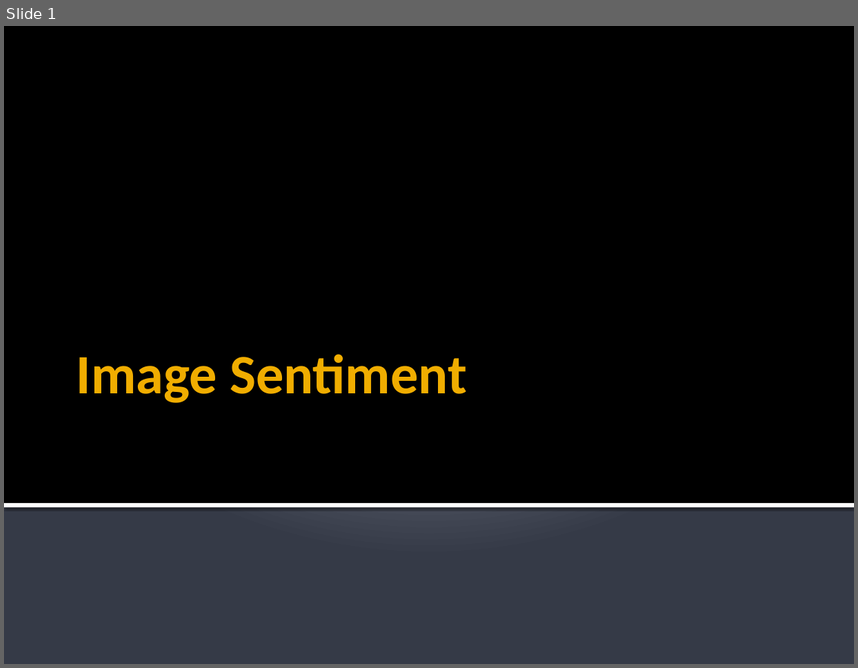
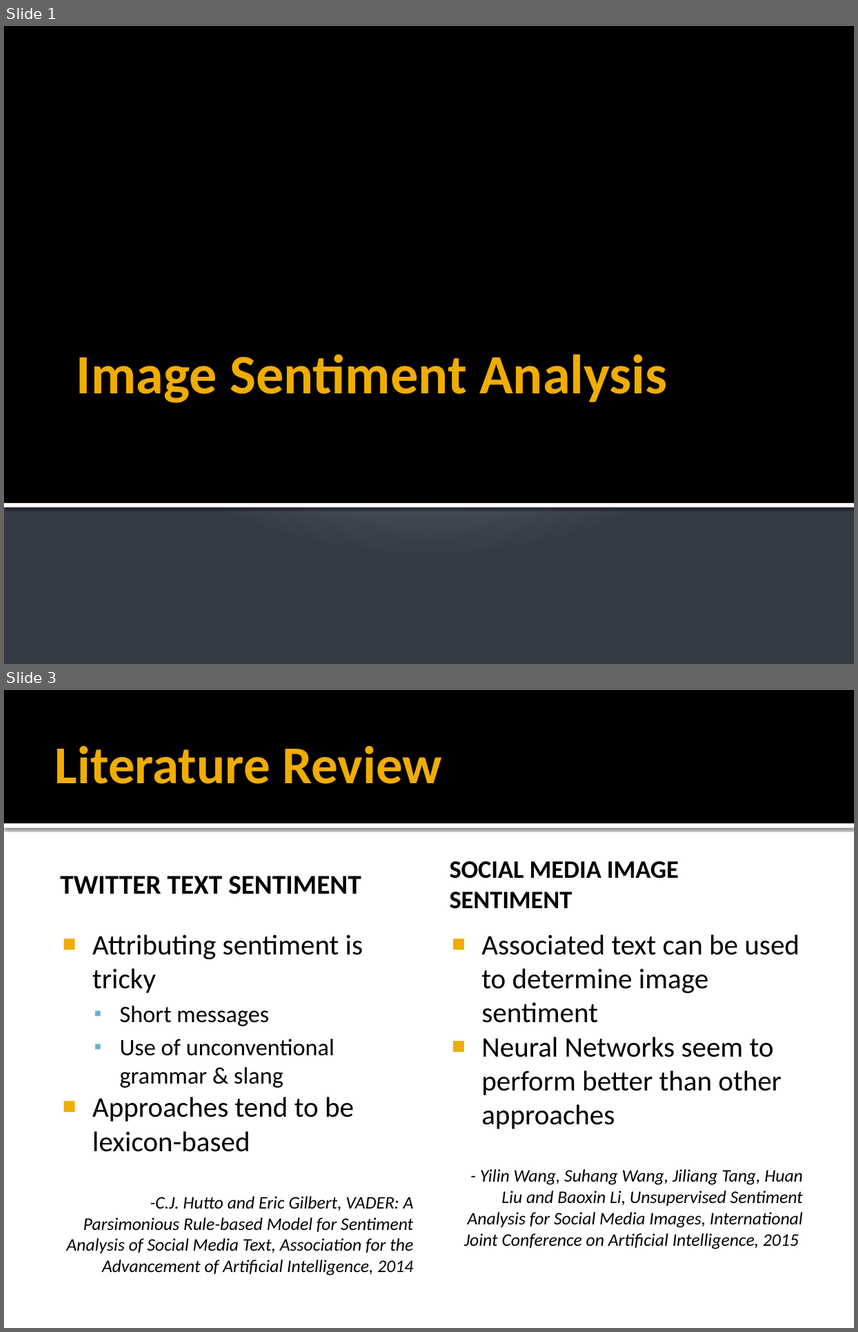
Before and after one commit to asterix135/CKME136, a slide deck: Submissions/C_Graham_Capstone.pptx. Shown one above the other, each under a label of ours: slide 1 before the commit, slides 1 and 3 after it; the slides between them are not shown. The pictures are 858x668 and 858x1332 pixels, drawn with LibreOffice and Linux fonts; fonts in the diff are those of the drawing. Boxes give left, top, right and bottom in pixels: in the first picture for what was removed or moved away, otherwise in the second. Text is boxed around its words. In the diff, an @@ line names an element or a change of style, - is before the commit and + after.

```diff
--- a/Submissions/C_Graham_Capstone.pptx
+++ b/Submissions/C_Graham_Capstone.pptx
@@ slide 3 added at (x1=4, y1=690, x2=854, y2=1328), background #FFFFFF @@
@@ rectangle added at (x1=4, y1=690, x2=854, y2=823), fill #000000 @@
@@ title added at (x1=55, y1=746, x2=442, y2=784), 45 pt, text #F0AD00, bold @@
+Literature Review
@@ rectangle added at (x1=4, y1=823, x2=854, y2=828), fill #FFFFFF @@
@@ text added at (x1=60, y1=876, x2=361, y2=894), 23 pt, text #000000, bold @@
+TWITTER TEXT SENTIMENT
@@ text added at (x1=450, y1=861, x2=679, y2=909), 21.3 pt, text #000000, bold @@
+SOCIAL MEDIA IMAGE SENTIMENT
@@ text added at (x1=67, y1=934, x2=414, y2=1275), 15 pt, text #000000, italic @@
+■ Attributing sentiment is tricky
+  ▪ Short messages
+  ▪ Use of unconventional grammar & slang
+■ Approaches tend to be lexicon-based
+-C.J. Hutto and Eric Gilbert, VADER: A Parsimonious Rule-based Model for Sentiment Analysis of Social Media Text, Association for the Advancement of Artificial Intelligence, 2014
@@ text added at (x1=464, y1=934, x2=803, y2=1249), 15 pt, text #000000, italic @@
+■ Associated text can be used to determine image sentiment
+■ Neural Networks seem to perform better than other approaches
+- Yilin Wang, Suhang Wang, Jiliang Tang, Huan Liu and Baoxin Li, Unsupervised Sentiment Analysis for Social Media Images, International Joint Conference on Artificial Intelligence, 2015
@@ slide 1 changed as well @@
@@ title at (x1=76, y1=354, x2=667, y2=403): text changed @@
-Image Sentiment
+Image Sentiment Analysis
```
Also in this commit, not shown: 1 other slide changed, 5 other slides added, 2 other files.
